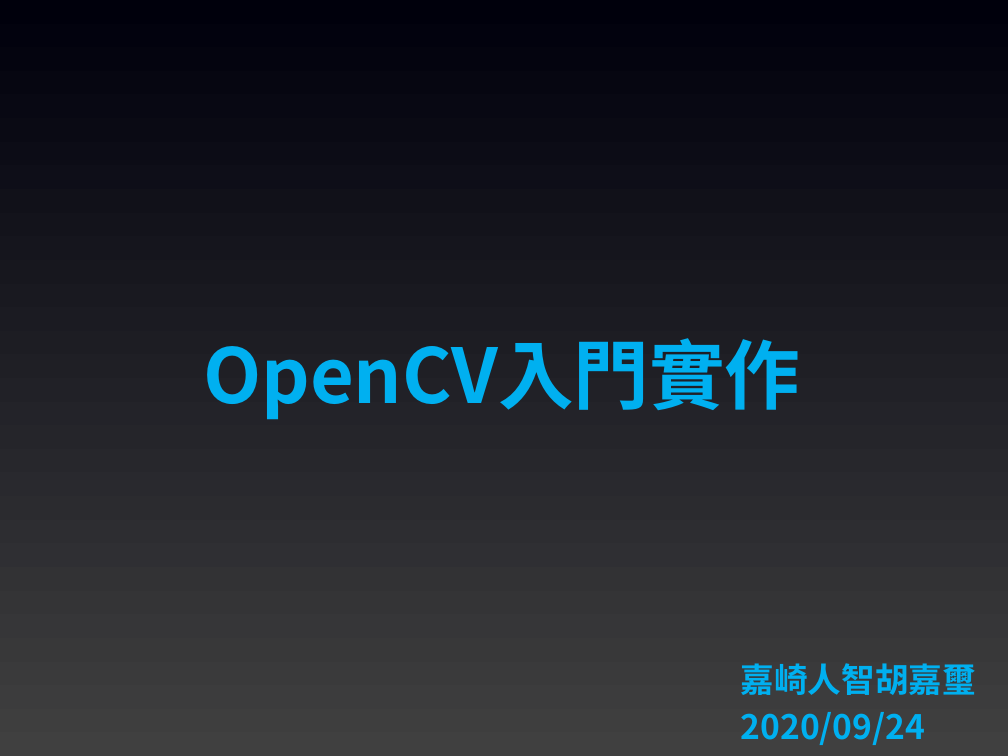
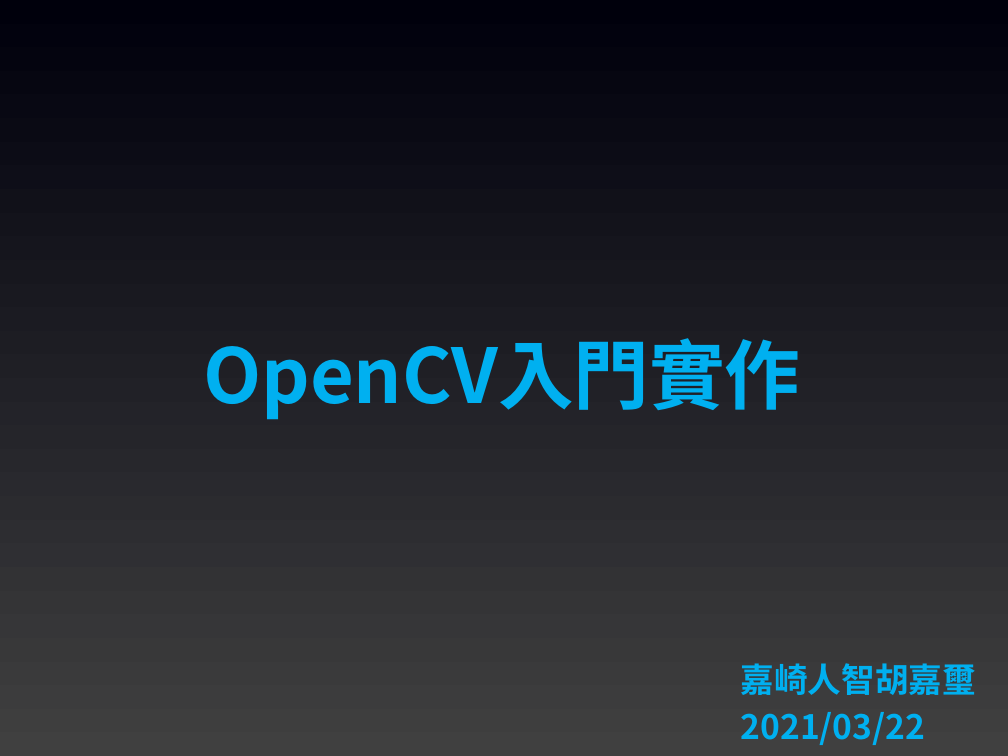
Before and after one commit to joshhu/must_opencv, a slide deck: slide 1 of Slides/00. OpenCV簡介.pptx. Drawn at 1008x756 pixels with LibreOffice and Linux fonts; fonts in the diff are those of the drawing. Boxes give left, top, right and bottom in pixels: in the first picture for what was removed or moved away, otherwise in the second. Text is boxed around its words. In the diff, an @@ line names an element or a change of style, - is before the commit and + after.

```diff
--- a/Slides/00. OpenCV簡介.pptx
+++ b/Slides/00. OpenCV簡介.pptx
@@ text at box(741, 712, 926, 745): text changed @@
-2020/09/24
+2021/03/22
```
Also in this commit, not shown: 1 other slide changed, 6 other files.
